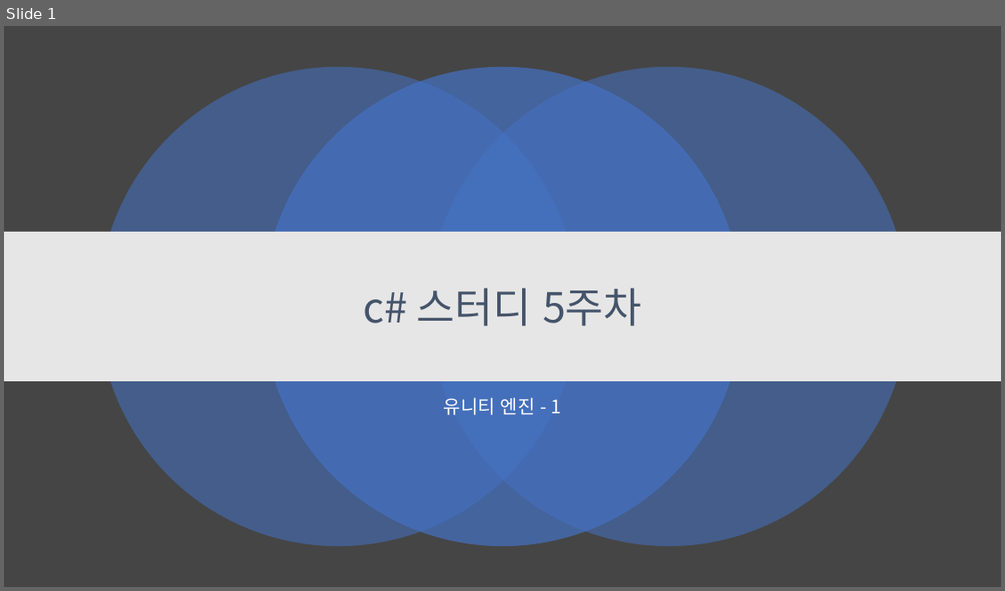
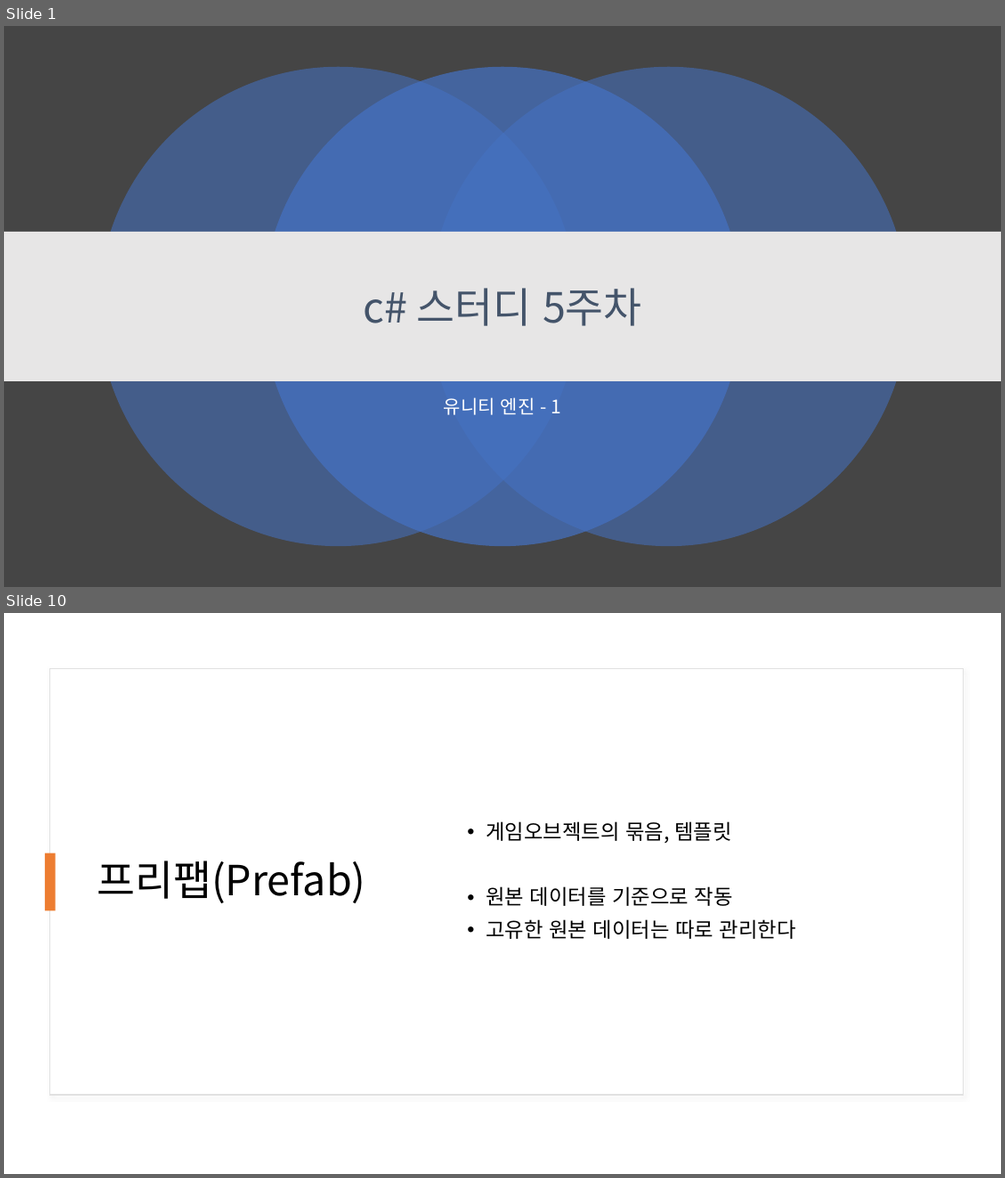
Before and after one commit to kjh99660/Study_powerpoint, a slide deck: c# 스터디 5주 차.pptx. Shown one above the other, each under a label of ours: slide 1 before the commit, slides 1 and 10 after it; the slides between them are not shown. The pictures are 1005x591 and 1005x1178 pixels, drawn with LibreOffice and Linux fonts; fonts in the diff are those of the drawing. Boxes give left, top, right and bottom in pixels: in the first picture for what was removed or moved away, otherwise in the second. Text is boxed around its words. In the diff, an @@ line names an element or a change of style, - is before the commit and + after.

```diff
--- a/c# 스터디 5주 차.pptx
+++ b/c# 스터디 5주 차.pptx
@@ slide 10 added at (4,613,1001,1174), background #FFFFFF @@
@@ rectangle added at (49,669,963,1094), fill #FFFFFF, outline #E1E1E1 1 pt @@
@@ text added at (485,821,796,939), 20 pt, text #000000 @@
+• 게임오브젝트의 묶음, 템플릿
+• 원본 데이터를 기준으로 작동
+• 고유한 원본 데이터는 따로 관리한다
@@ rectangle added at (45,853,56,910), fill #ED7D31 @@
@@ title added at (97,860,365,903), 40 pt, text #000000 @@
+프리팹(Prefab)
```
Also in this commit, not shown: 21 other slides added, 1 slide removed, 3 other files.
